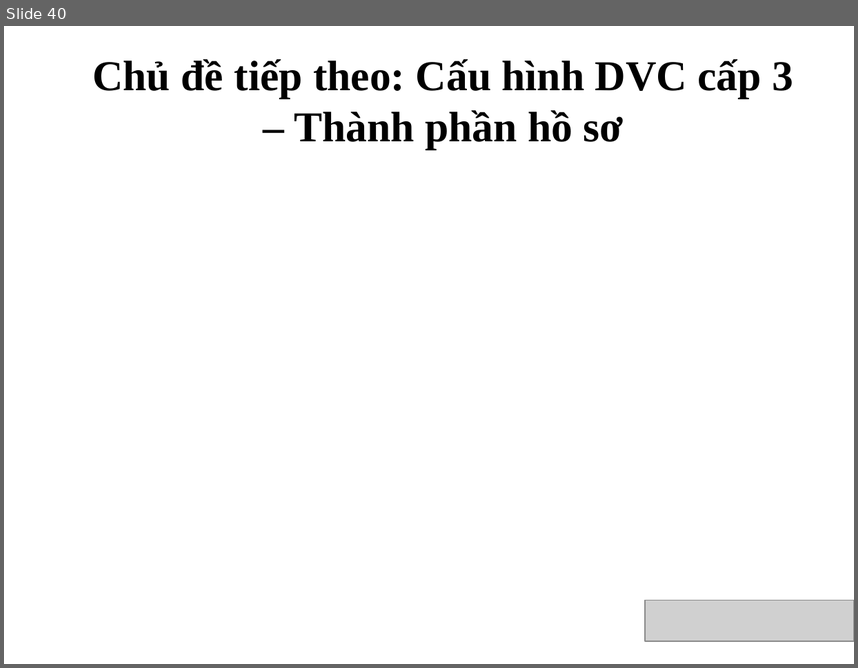
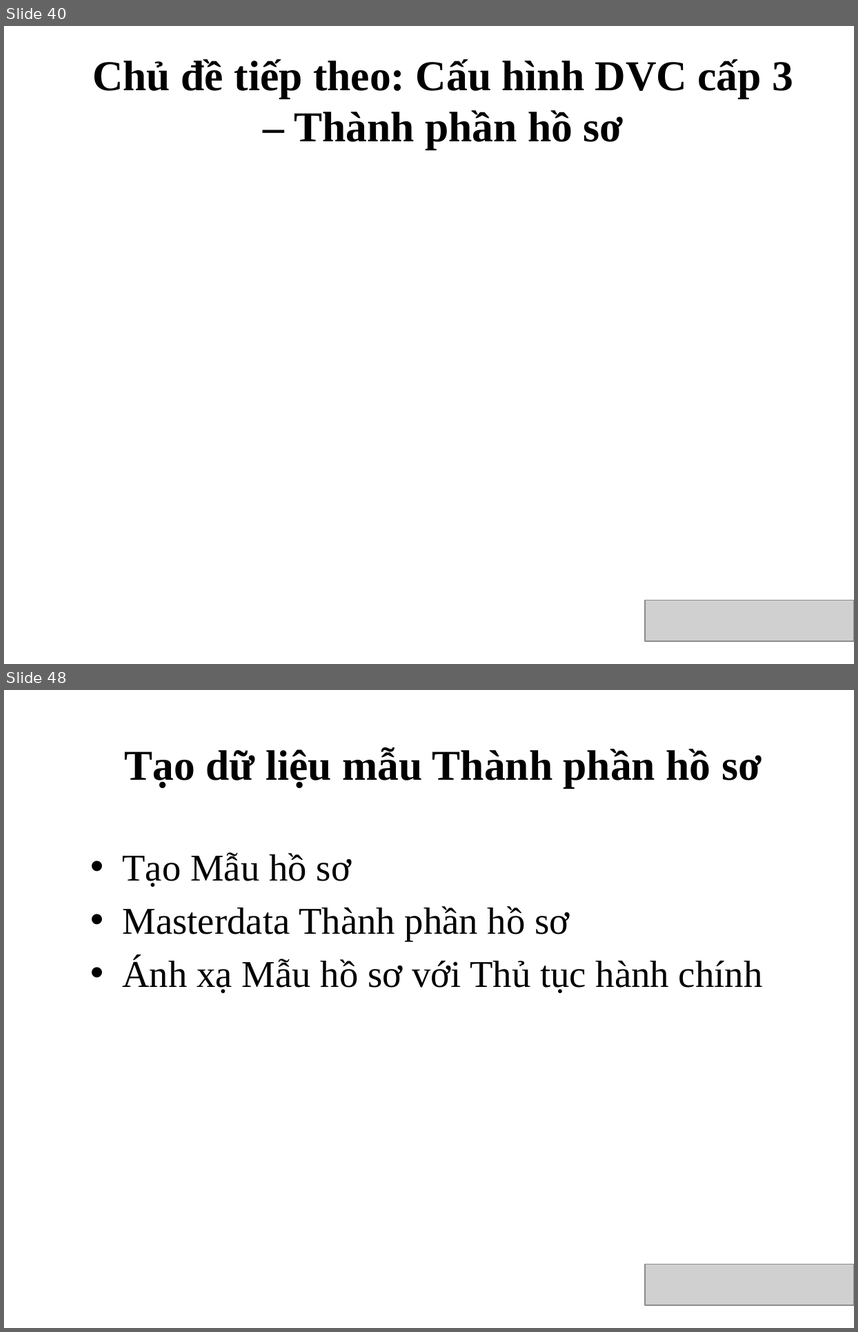
Before and after one commit to VietOpenCPS/training, a slide deck: 082016_Conference_OpenCPS_details.pptx. Shown one above the other, each under a label of ours: slide 40 before the commit, slides 40 and 48 after it; the slides between them are not shown. The pictures are 858x668 and 858x1332 pixels, drawn with LibreOffice and Linux fonts; fonts in the diff are those of the drawing; grey boxes stand for pictures; background and template pictures are left out. Boxes give left, top, right and bottom in pixels: in the first picture for what was removed or moved away, otherwise in the second. Text is boxed around its words. In the diff, an @@ line names an element or a change of style, - is before the commit and + after.

Commit message:
Cập nhật tài liệu 26/08

```diff
--- a/082016_Conference_OpenCPS_details.pptx
+++ b/082016_Conference_OpenCPS_details.pptx
@@ slide 48 added at [4, 690, 854, 1328], background picture (left out) @@
@@ text added at [124, 747, 762, 788], 36 pt, text #000000, bold @@
+Tạo dữ liệu mẫu Thành phần hồ sơ
@@ text added at [122, 852, 763, 993], 32 pt, text #000000 @@
+• Tạo Mẫu hồ sơ
+• Masterdata Thành phần hồ sơ
+• Ánh xạ Mẫu hồ sơ với Thủ tục hành chính
@@ picture added at [645, 1264, 854, 1305] @@
```
Also in this commit, not shown: 20 other slides added.
